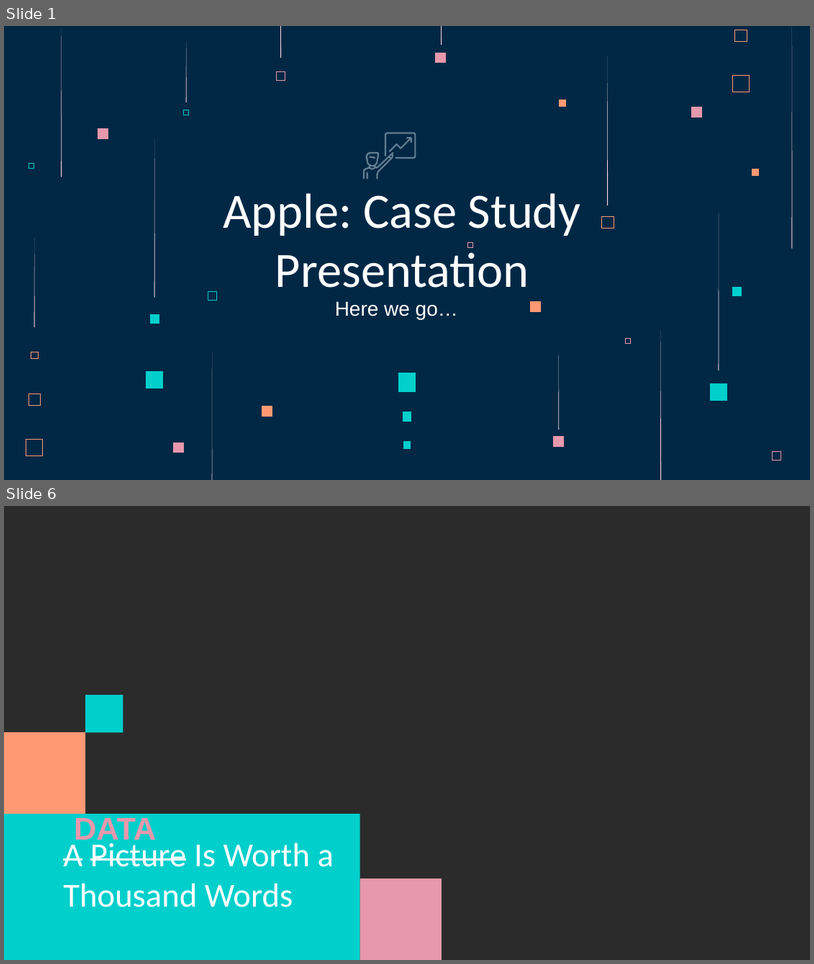
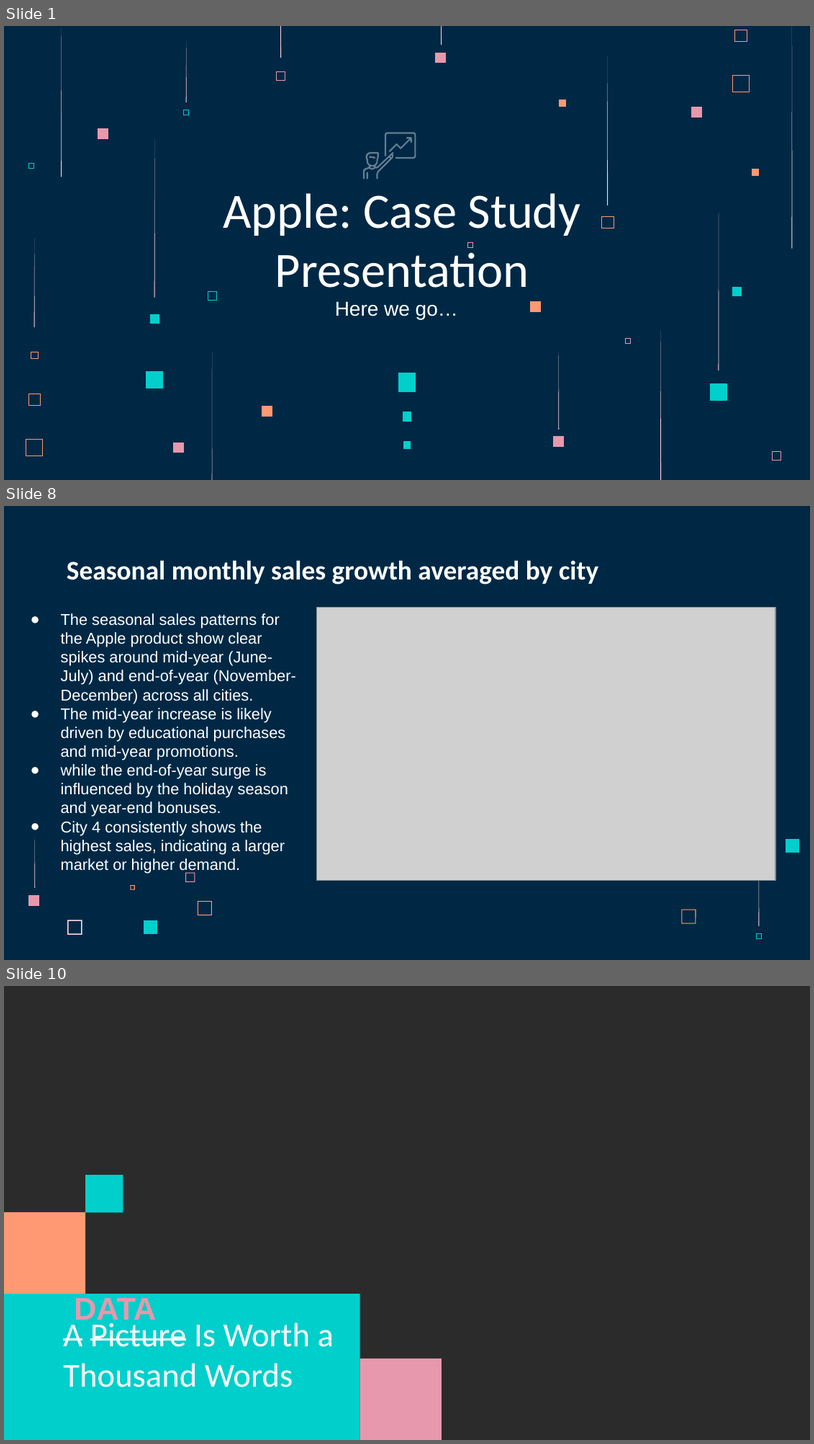
Before and after one commit to vamshi694/Apple_Case_Study, a slide deck: Data/Apple_Case_Study_Presentation_VAMSHI_MUGALA.pptx. Shown one above the other, each under a label of ours: slides 1 and 6 before the commit, slides 1, 8 and 10 after it; the slides between them are not shown. The pictures are 814x964 and 814x1444 pixels, drawn with LibreOffice and Linux fonts; fonts in the diff are those of the drawing; grey boxes stand for pictures; background and template pictures are left out; a plain dark background stands for a picture behind light text. Boxes give left, top, right and bottom in pixels: in the first picture for what was removed or moved away, otherwise in the second. Text is boxed around its words. In the diff, an @@ line names an element or a change of style, - is before the commit and + after.

```diff
--- a/Data/Apple_Case_Study_Presentation_VAMSHI_MUGALA.pptx
+++ b/Data/Apple_Case_Study_Presentation_VAMSHI_MUGALA.pptx
@@ slide 8 added at (x1=4, y1=506, x2=810, y2=960), background #002845 @@
@@ title added at (x1=67, y1=560, x2=599, y2=584), 24 pt, text #FFFFFF, bold @@
+Seasonal monthly sales growth averaged by city
@@ text added at (x1=61, y1=613, x2=296, y2=873), 14 pt, text #FFFFFF @@
+● The seasonal sales patterns for the Apple product show clear spikes around mid-year (June-July) and end-of-year (November-December) across all cities.
+● The mid-year increase is likely driven by educational purchases and mid-year promotions.
+● while the end-of-year surge is influenced by the holiday season and year-end bonuses.
+● City 4 consistently shows the highest sales, indicating a larger market or higher demand.
@@ picture added at (x1=317, y1=607, x2=776, y2=880) @@
@@ freeform shape added at (x1=35, y1=838, x2=36, y2=888), fill #FFD6E1 @@
@@ freeform shape added at (x1=786, y1=838, x2=800, y2=852), fill #00CFCC @@
@@ freeform shape added at (x1=185, y1=872, x2=195, y2=882), fill #E898AC @@
@@ freeform shape added at (x1=759, y1=865, x2=759, y2=926), fill #FFD6E1 @@
@@ freeform shape added at (x1=131, y1=885, x2=136, y2=890), fill #FF9973 @@
@@ freeform shape added at (x1=29, y1=895, x2=39, y2=905), fill #E898AC @@
@@ freeform shape added at (x1=198, y1=901, x2=212, y2=915), fill #FF9973 @@
@@ freeform shape added at (x1=682, y1=909, x2=697, y2=924), fill #FF9973 @@
@@ freeform shape added at (x1=67, y1=920, x2=82, y2=934), fill #FFD6E1 @@
@@ freeform shape added at (x1=144, y1=921, x2=157, y2=934), fill #00CFCC @@
@@ freeform shape added at (x1=756, y1=934, x2=761, y2=938), outline #00CFCC 0.23 pt @@
@@ what was slide 6 is now slide 10 @@
```
Also in this commit, not shown: 4 slides changed, 3 other slides added, 3 other files.
